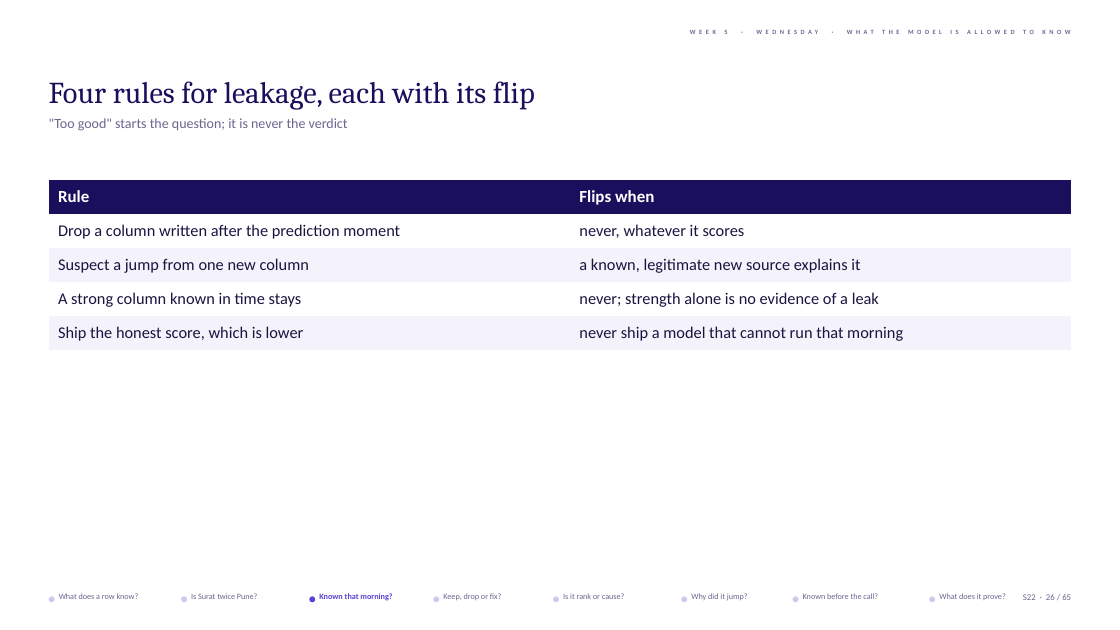
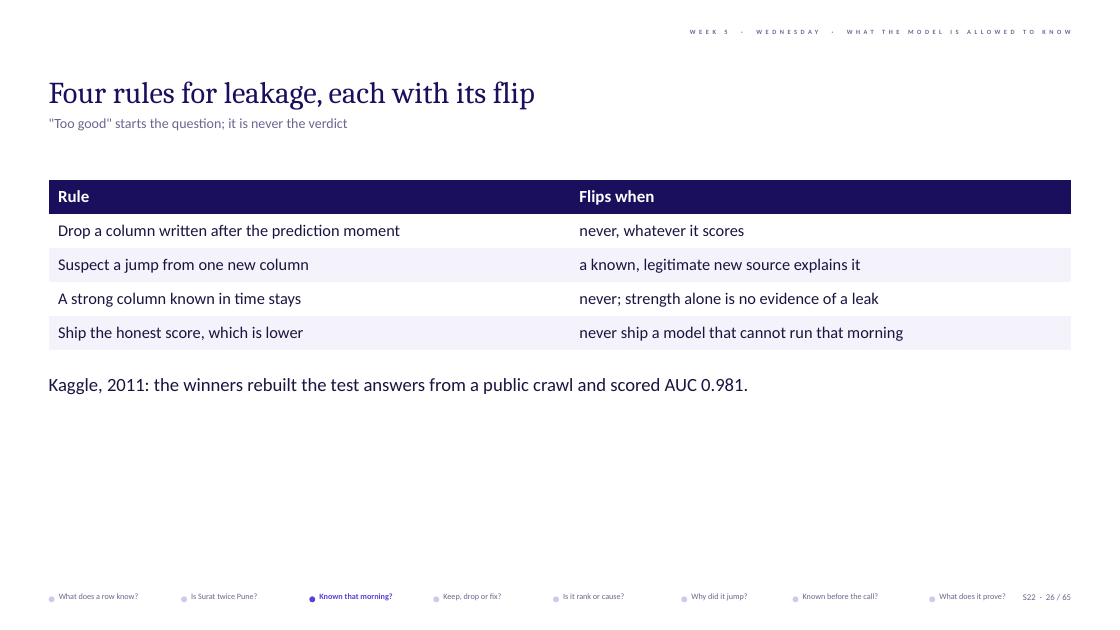
Before and after one commit to fde-academy-lab/c2-content-factory, a slide deck: slide 26 of content/W05/D3/1_in_class_training_content/slides/C2_W05_D03_slides_STUDENT.pptx. Drawn at 1120x630 pixels with LibreOffice and Linux fonts; fonts in the diff are those of the drawing; background and template pictures are left out. Boxes give left, top, right and bottom in pixels: in the first picture for what was removed or moved away, otherwise in the second. Text is boxed around its words. In the diff, an @@ line names an element or a change of style, - is before the commit and + after.

```diff
--- a/content/W05/D3/1_in_class_training_content/slides/C2_W05_D03_slides_STUDENT.pptx
+++ b/content/W05/D3/1_in_class_training_content/slides/C2_W05_D03_slides_STUDENT.pptx
@@ text added at box(49, 378, 748, 394), 16 pt, text #1A1440 @@
+Kaggle, 2011: the winners rebuilt the test answers from a public crawl and scored AUC 0.981.
```
Also in this commit, not shown: 4 other slides changed, 10 other files.
